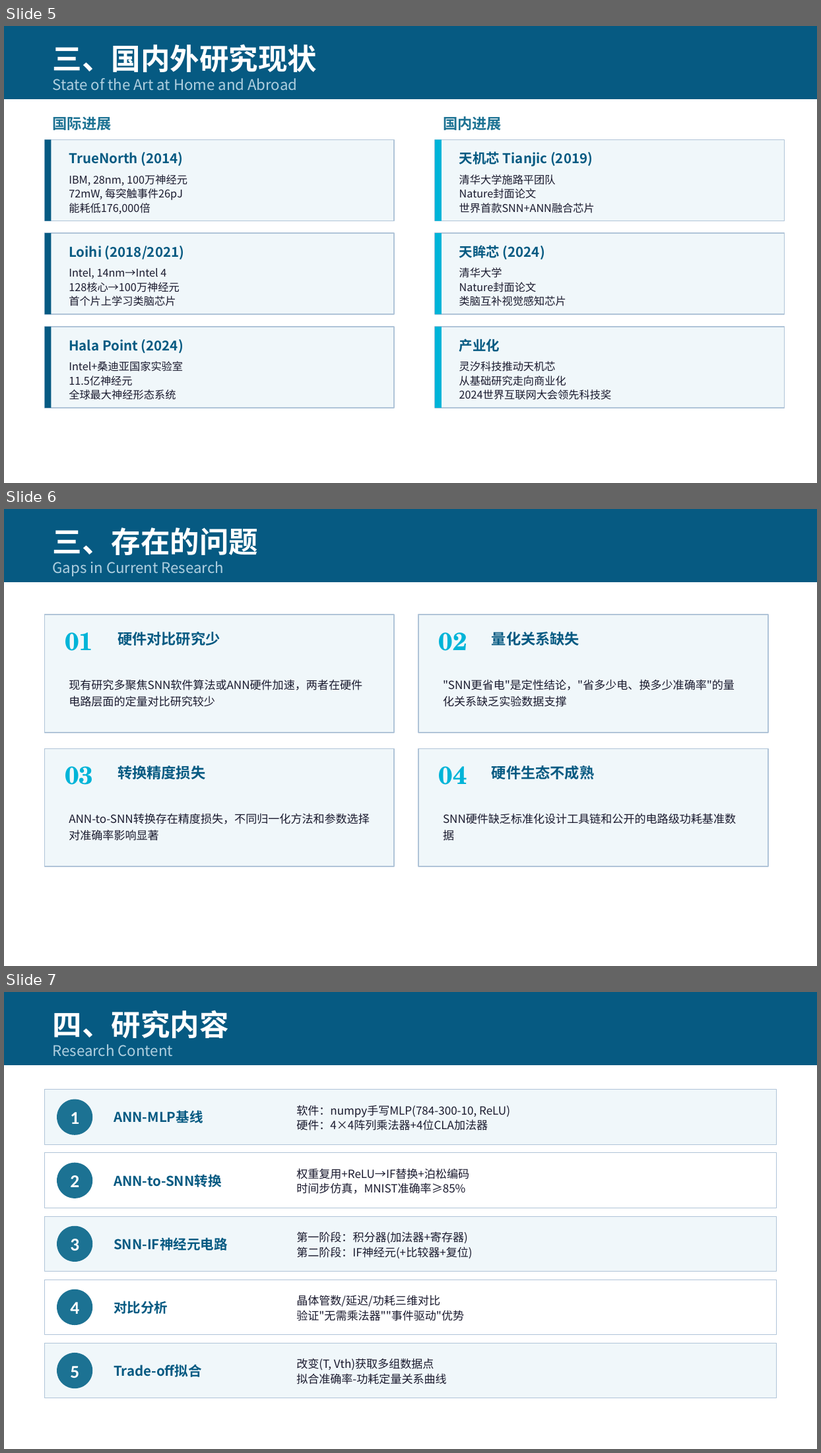
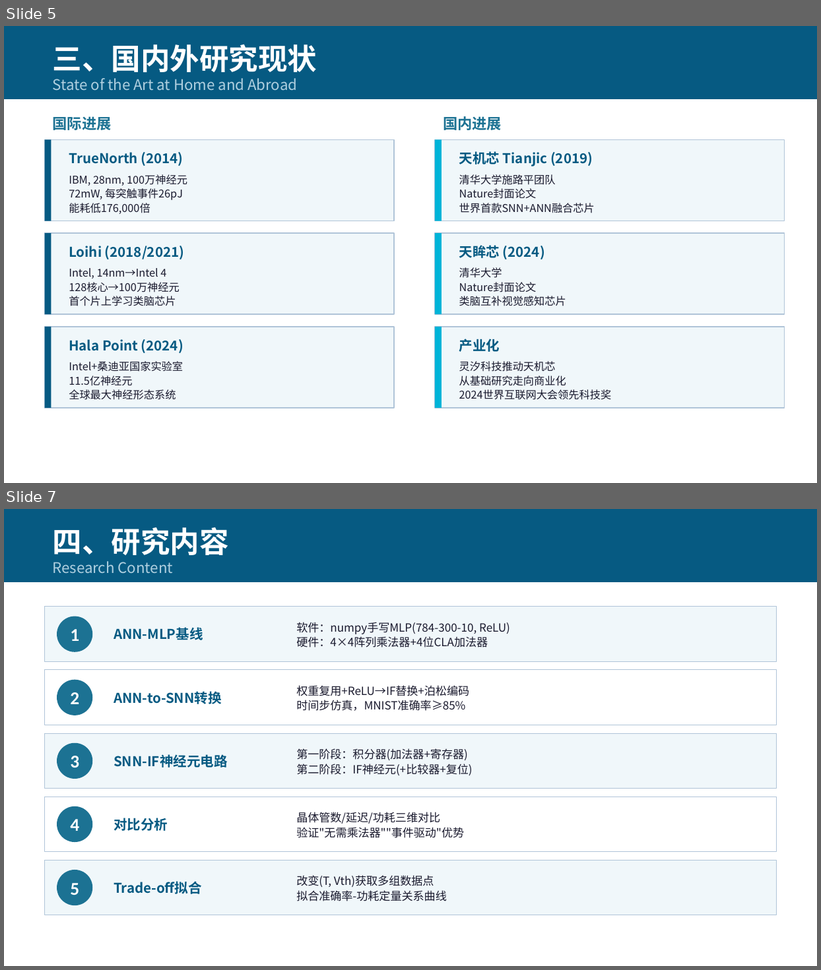
Before and after one commit to jingzhao-l/mnist-snn-hardware-tradeoff, a slide deck: 报告/开题报告.pptx. Shown one above the other, each under a label of ours: slides 5, 6 and 7 before the commit, slides 5 and 7 after it; the slides between them are not shown. The pictures are 821x1453 and 821x970 pixels, drawn with LibreOffice and Linux fonts; fonts in the diff are those of the drawing. Boxes give left, top, right and bottom in pixels: in the first picture for what was removed or moved away, otherwise in the second. Text is boxed around its words. In the diff, an @@ line names an element or a change of style, - is before the commit and + after.

```diff
--- a/报告/开题报告.pptx
+++ b/报告/开题报告.pptx
@@ slide 6 removed at <box>4,509,817,966</box>, background #FFFFFF @@
@@ rectangle removed at <box>4,509,817,582</box> @@
@@ text removed at <box>53,527,258,555</box> @@
-三、存在的问题
@@ text removed at <box>53,561,224,576</box> @@
-Gaps in Current Research
@@ rectangle removed at <box>45,615,394,733</box> @@
@@ rectangle removed at <box>418,615,768,733</box> @@
@@ text removed at <box>65,632,93,651</box> @@
-01
@@ text removed at <box>118,632,220,646</box> @@
-硬件对比研究少
@@ text removed at <box>439,632,467,651</box> @@
-02
@@ text removed at <box>492,632,580,646</box> @@
-量化关系缺失
@@ text removed at <box>69,679,362,707</box> @@
-现有研究多聚焦SNN软件算法或ANN硬件加速，两者在硬件电路层面的定量对比研究较少
@@ text removed at <box>443,679,735,707</box> @@
-"SNN更省电"是定性结论，"省多少电、换多少准确率"的量化关系缺乏实验数据支撑
@@ rectangle removed at <box>45,749,394,867</box> @@
@@ text removed at <box>118,766,205,780</box> @@
-转换精度损失
@@ rectangle removed at <box>418,749,768,867</box> @@
@@ text removed at <box>492,766,594,780</box> @@
-硬件生态不成熟
@@ text removed at <box>65,766,93,785</box> @@
-03
@@ text removed at <box>439,766,467,785</box> @@
-04
@@ text removed at <box>435,793,752,859</box> @@
-SNN硬件缺乏标准化设计工具链和公开的电路级功耗基准数据
@@ text removed at <box>69,813,370,841</box> @@
-ANN-to-SNN转换存在精度损失，不同归一化方法和参数选择对准确率影响显著
```
Also in this commit, not shown: 1 slide changed, 1 slide added, 2 other files.
